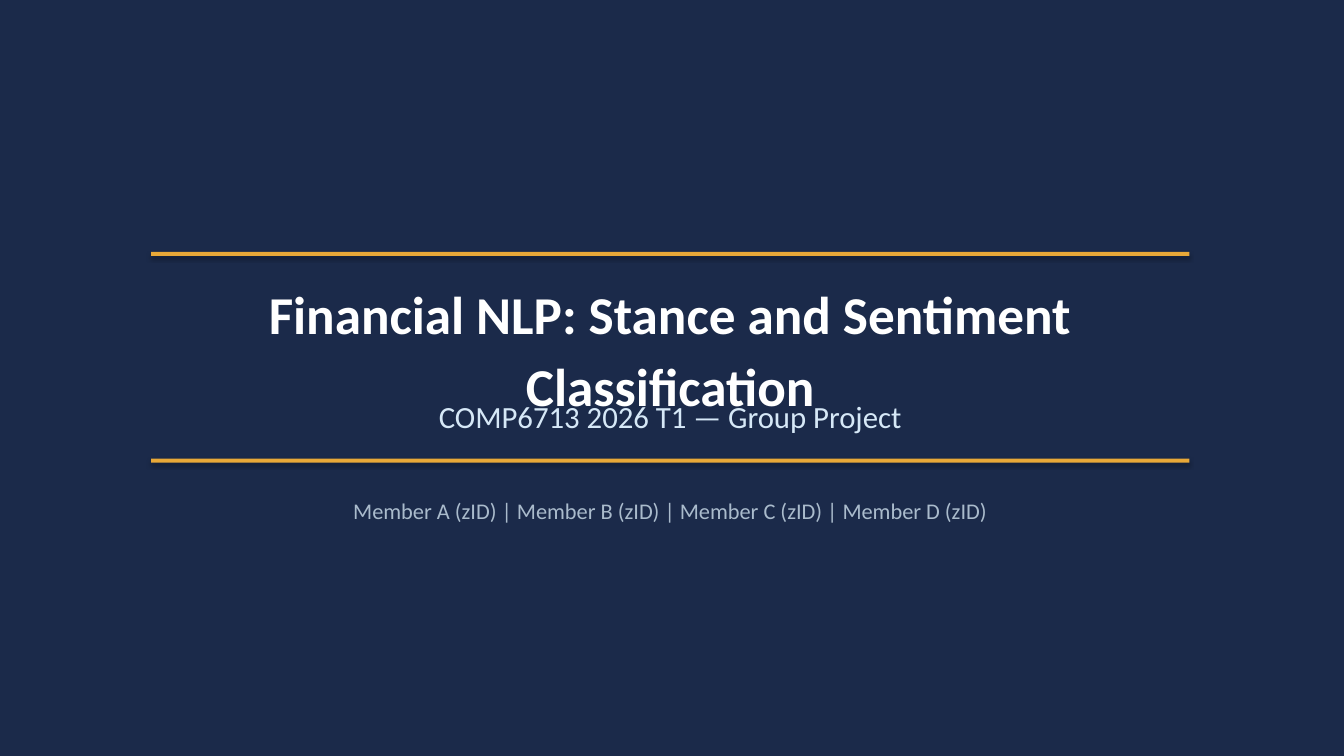
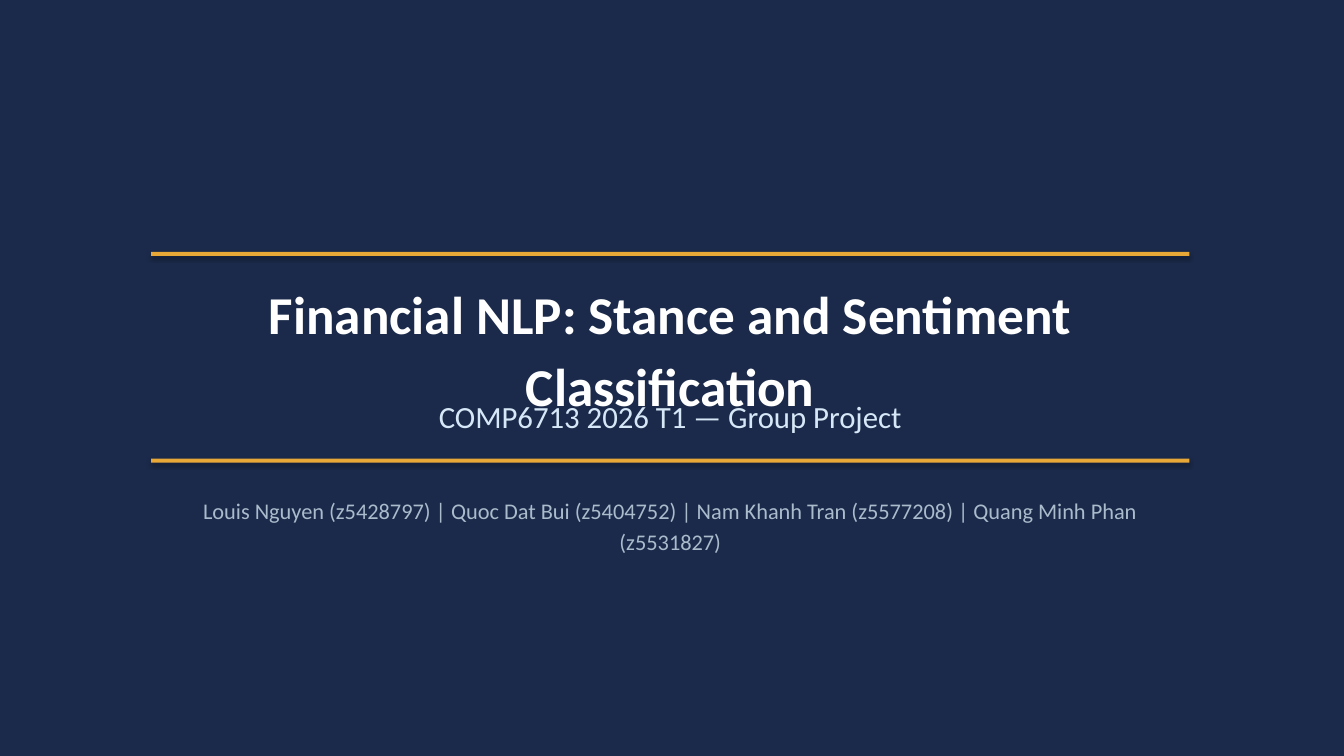
Before and after one commit to LouisNguyen1409/financial-nlp-stance-sentiment, a slide deck: slide 1 of presentation/COMP6713_Financial_NLP.pptx. Drawn at 1344x756 pixels with LibreOffice and Linux fonts; fonts in the diff are those of the drawing. Boxes give left, top, right and bottom in pixels: in the first picture for what was removed or moved away, otherwise in the second. Text is boxed around its words. In the diff, an @@ line names an element or a change of style, - is before the commit and + after.

```diff
--- a/presentation/COMP6713_Financial_NLP.pptx
+++ b/presentation/COMP6713_Financial_NLP.pptx
@@ text at [203, 503, 1137, 553]: text changed @@
-Member A (zID) | Member B (zID) | Member C (zID) | Member D (zID)
+Louis Nguyen (z5428797) | Quoc Dat Bui (z5404752) | Nam Khanh Tran (z5577208) | Quang Minh Phan (z5531827)
```
Also in this commit, not shown: 2 slides added, 8 other files.
